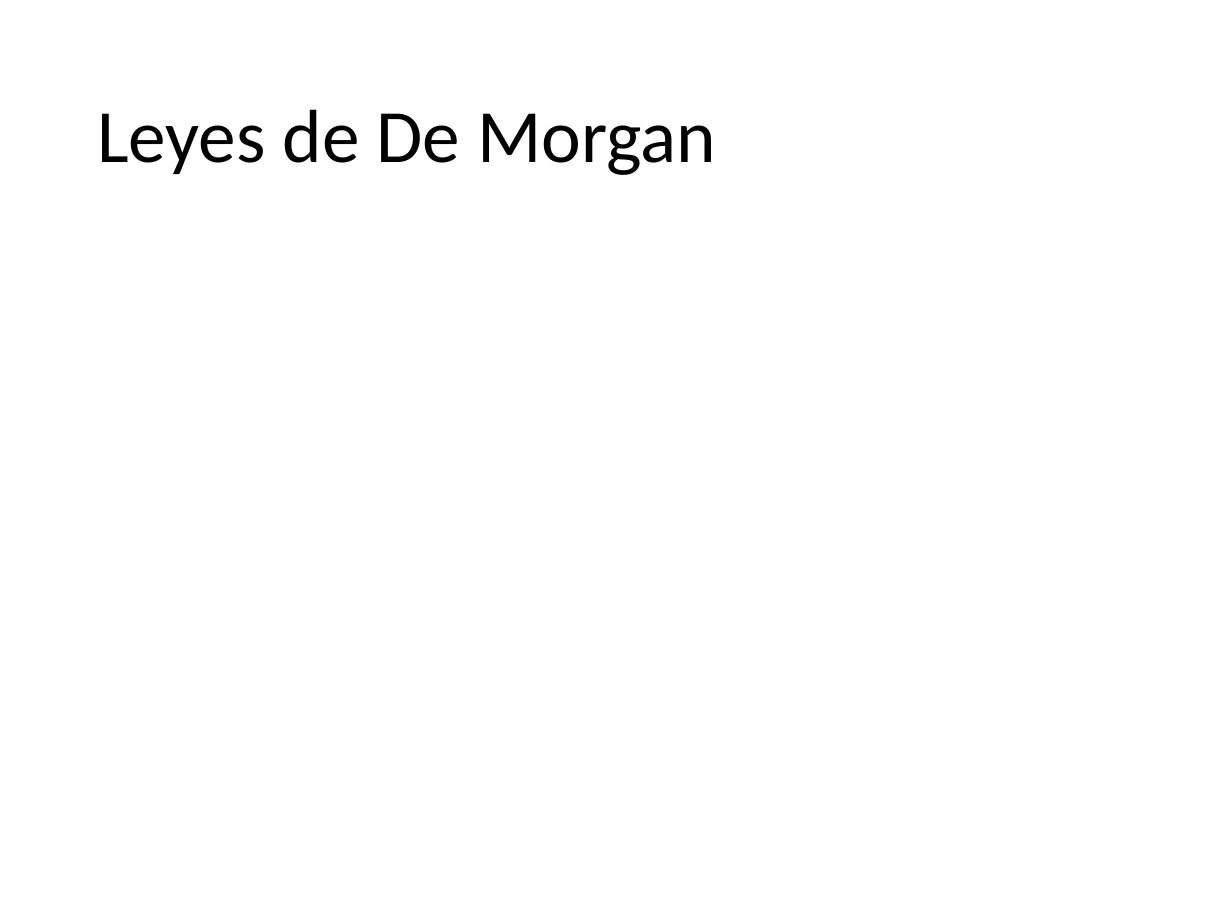
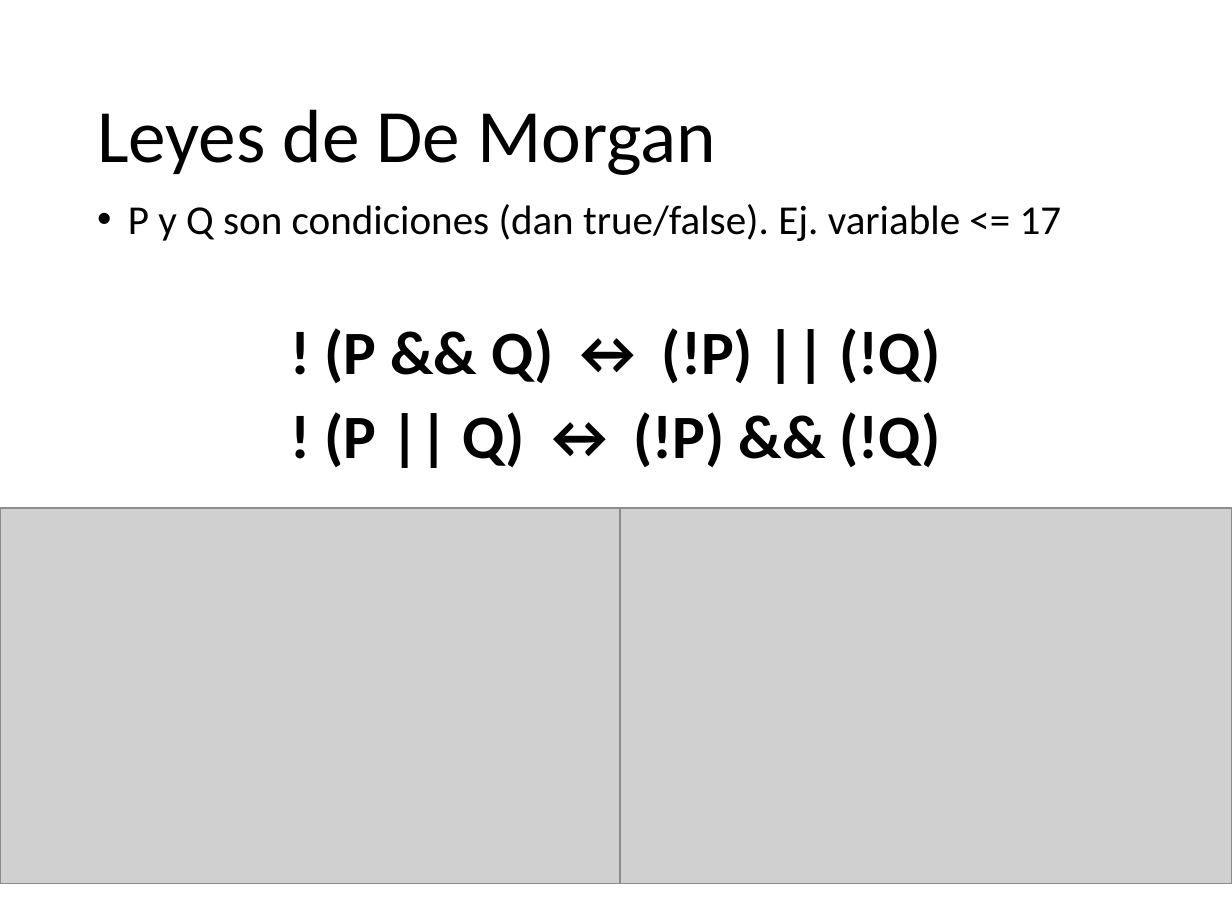
Before and after one commit to tongacapo2006/Curso_Ingreso, a slide deck: slide 24 of Clases/[2] Lógica y Control de Flujo.pptx (slide 23 before the commit). Drawn at 1232x924 pixels with LibreOffice and Linux fonts; fonts in the diff are those of the drawing; grey boxes stand for pictures. Boxes give left, top, right and bottom in pixels: in the first picture for what was removed or moved away, otherwise in the second. Text is boxed around its words. In the diff, an @@ line names an element or a change of style, - is before the commit and + after.

```diff
--- a/Clases/[2] Lógica y Control de Flujo.pptx
+++ b/Clases/[2] Lógica y Control de Flujo.pptx
@@ text added at [128,204,1062,467], 24 pt, text #000000 @@
+• P y Q son condiciones (dan true/false). Ej. variable <= 17
+! (P && Q) ↔ (!P) || (!Q)
+! (P || Q) ↔ (!P) && (!Q)
@@ picture added at [0,508,620,883] @@
@@ picture added at [620,508,1232,883] @@
```
Also in this commit, not shown: 5 other slides changed, 1 other file.
